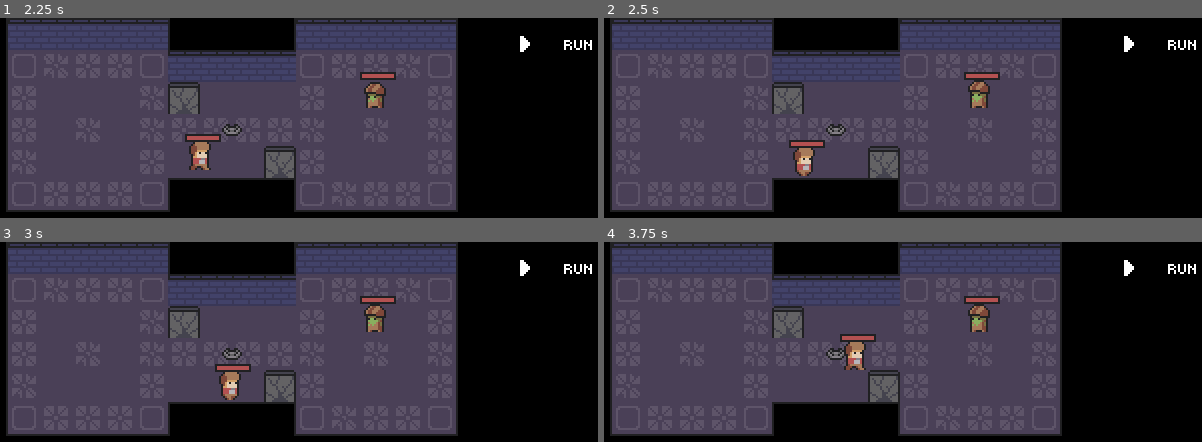
Above: before the commit, frames 1-4 (two rows, left to right).
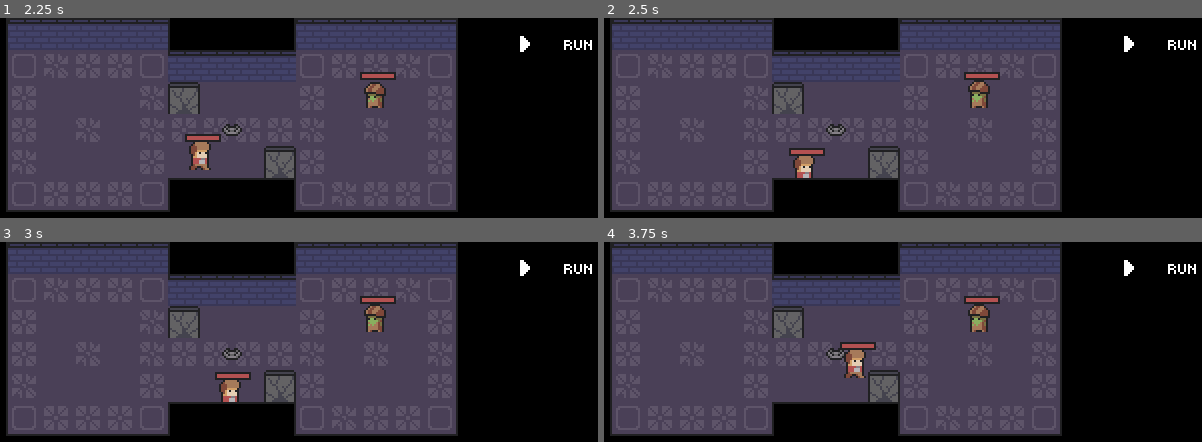
Above: after the commit, the same moments.

Repository: Guthen/KnightHelper
Game: Godot game, scene res://game/Game.tscn
Two runs of this game, one before a commit and one after it. Both use one fixed random seed, a clock stepped at 60 frames per second and the inputs below.
Inputs (mouse positions are in pixels of both pictures, inside the frame that each line leads up to):
- Up to frame 1 (2.25 s): click (562, 44) at 0.5 s; tap Enter at 1.25 s; hold D (right) 1.28-2.03 s; hold S (down) from 2.03 s (still down)
- Up to frame 2 (2.5 s): keep holding S (down)
- Up to frame 3 (3 s): release S (down) at 2.78 s; hold D (right) from 2.78 s (still down)
- Up to frame 4 (3.75 s): release D (right) at 3.53 s; hold Z (up) from 3.53 s (still down)

Frame 1 is identical in both runs. In frame 2, 0.8% of the frame differs, in the area x 30-37%, y 61-80%; in frame 3, 0.8%; in frame 4, 0.9%, in the area x 39-46%, y 46-68%.

Commit message:
Fix TileMap Collision Shapes

Diff:
--- a/game/Game.tscn
+++ b/game/Game.tscn
@@ -13,7 +13,7 @@
 points = PoolVector2Array( 16, 16, 0, 16, 0, 0, 16, 0 )
 
 [sub_resource type="ConvexPolygonShape2D" id=2]
-points = PoolVector2Array( 16, 16, 0, 16, 0, 0, 16, 0 )
+points = PoolVector2Array( 16, 16, 0, 16, 0, 4, 16, 4 )
 
 [sub_resource type="ConvexPolygonShape2D" id=3]
 points = PoolVector2Array( 16, 16, 0, 16, 0, 0, 16, 0 )
@@ -28,7 +28,7 @@
 points = PoolVector2Array( 16, 16, 0, 16, 0, 0, 16, 0 )
 
 [sub_resource type="ConvexPolygonShape2D" id=7]
-points = PoolVector2Array( 16, 16, 0, 16, 0, 0, 16, 0 )
+points = PoolVector2Array( 16, 16, 0, 16, 0, 4, 16, 4 )
 
 [sub_resource type="TileSet" id=8]
 0/name = "tileset.png 0"
